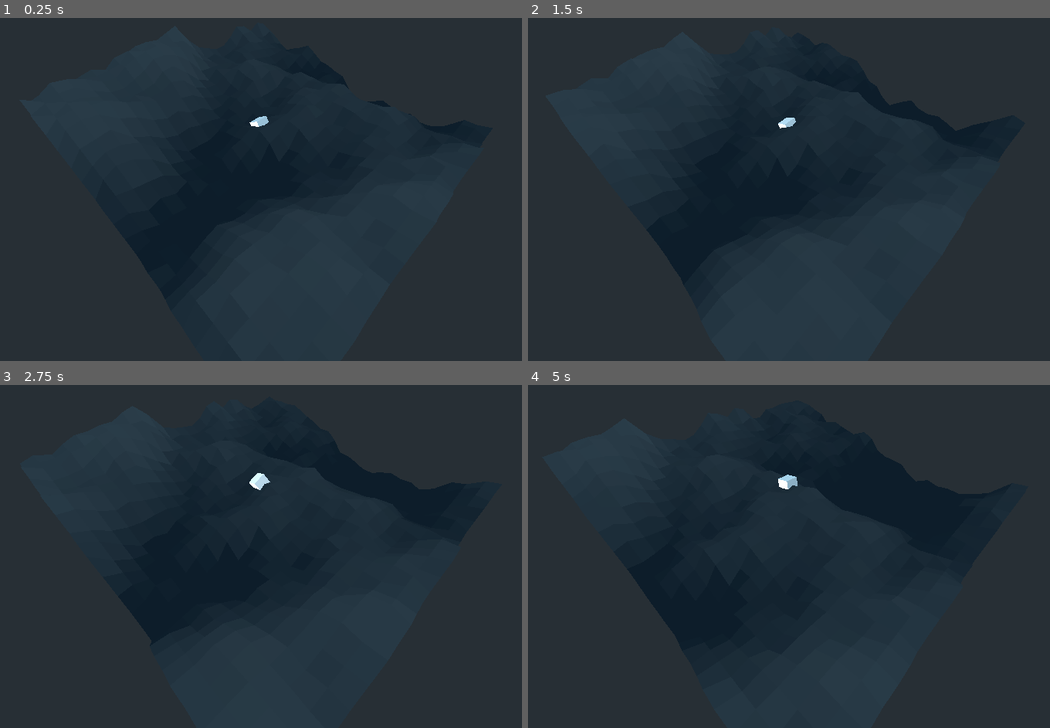
Above: before the commit, frames 1-4 (two rows, left to right).
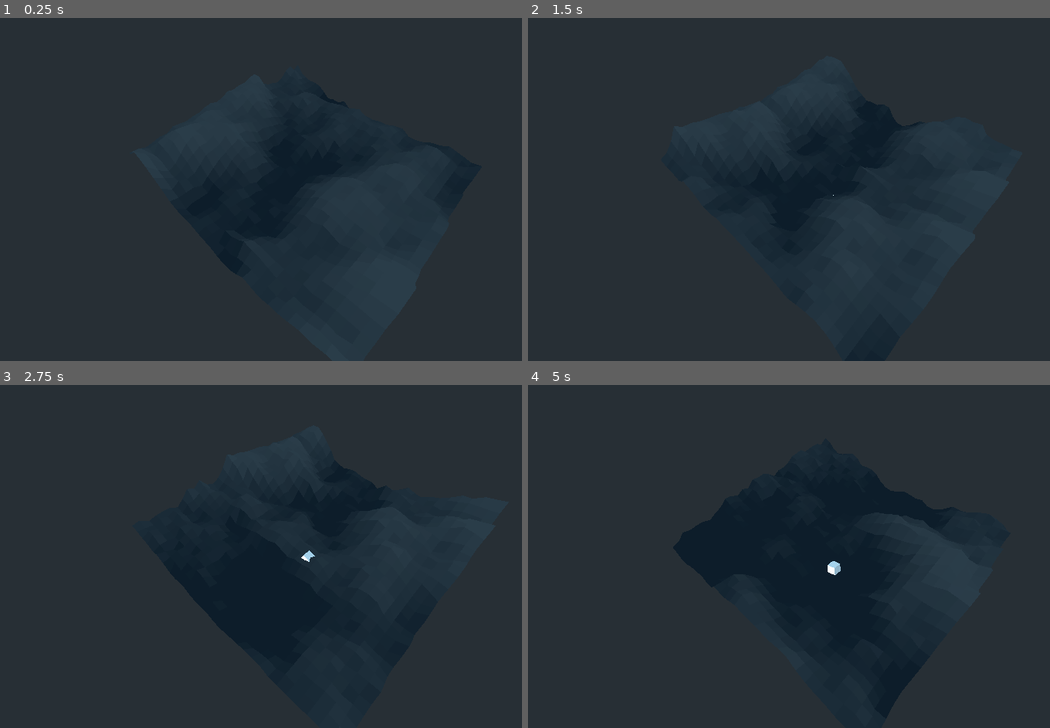
Above: after the commit, the same moments.

Repository: Heisaa/boat
Game: Godot game, scene res://Spatial.tscn
Two runs of this game, one before a commit and one after it. Both use one fixed random seed, a clock stepped at 60 frames per second and the inputs below.
Inputs:
- Up to frame 1 (0.25 s): no input
- Up to frame 2 (1.5 s): no input
- Up to frame 3 (2.75 s): no input
- Up to frame 4 (5 s): no input

The runs differ from the first frame. In frame 1, 2.3% of the frame differs, in the area x 26-89%, y 12-75%; in frame 2, 2.9%; in frame 3, 3.7%; in frame 4, 5.9%, in the area x 18-89%, y 12-98%.

Commit message:
dålig optimering

Diff:
--- a/ImmediateGeometry.gd
+++ b/ImmediateGeometry.gd
@@ -2,13 +2,15 @@
 
 export(OpenSimplexNoise) var noise
 const SIZE = 1
-const VERTICES = 25
+const VERTICES = 30
 const Z_DRIFT = 0.001
 
 var yValues = []
-var zOffset = 0
+var zOffset = 1.5
 var grid = []
-var z_sea_speed = 1.5
+var z_sea_speed = 0.1
+var lastZ = VERTICES
+var seaTimer
 
 onready var lines = get_node("../Lines")
 
@@ -16,19 +18,25 @@
 # Called when the node enters the scene tree for the first time.
 func _ready():
 	self.translate(Vector3(-SIZE * VERTICES / 2, 0, -SIZE * VERTICES / 2))
+	seaTimer = Timer.new()
+	seaTimer.set_wait_time(0.1)
+	seaTimer.connect("timeout", self, "moveSea")
+	add_child(seaTimer)
+	seaTimer.start()
+
+	yValues = []
+	for z in range(VERTICES + 1):
+		yValues.append([])
+		for x in range(VERTICES + 1):
+			#var zTemp = z - zOffset
+			yValues[z].append(noise.get_noise_2d(x, z) * 10)
 
 
 # Called every frame. 'delta' is the elapsed time since the previous frame.
 func _process(delta):
-	yValues = []
-	for z in range(VERTICES + 1):
-		yValues.append([])
-		for x in range(VERTICES + 1):
-			var zTemp = z - zOffset
-			yValues[z].append(noise.get_noise_2d(x, zTemp) * 10)
 
 	#z_sea_speed += lines.angle_x #* Z_DRIFT
-	zOffset += clamp(z_sea_speed, 1, 10) * delta
+
 	#print(z_sea_speed)
 
 	self.clear()
@@ -61,3 +69,11 @@
 			grid[z].append(firstTri)
 			grid[z].append(secondTri)
 	self.end()
+
+
+func moveSea():
+	yValues.append([])
+	lastZ -= zOffset
+	for x in range (VERTICES + 1):
+		yValues[yValues.size() - 1].append(noise.get_noise_2d(x, lastZ) * 10)
+	yValues.pop_front()
--- a/Spatial.tscn
+++ b/Spatial.tscn
@@ -81,7 +81,7 @@
 [node name="Spatial" type="Spatial"]
 
 [node name="Camera" type="Camera" parent="."]
-transform = Transform( 0.707107, -0.541675, 0.454519, 0, 0.642787, 0.766044, -0.707107, -0.541675, 0.454519, 12, 12, 12 )
+transform = Transform( 0.707107, -0.541675, 0.454519, 0, 0.642787, 0.766045, -0.707107, -0.541675, 0.454519, 12, 21.964, 18.8004 )
 
 [node name="Sea" type="ImmediateGeometry" parent="."]
 material_override = SubResource( 2 )
